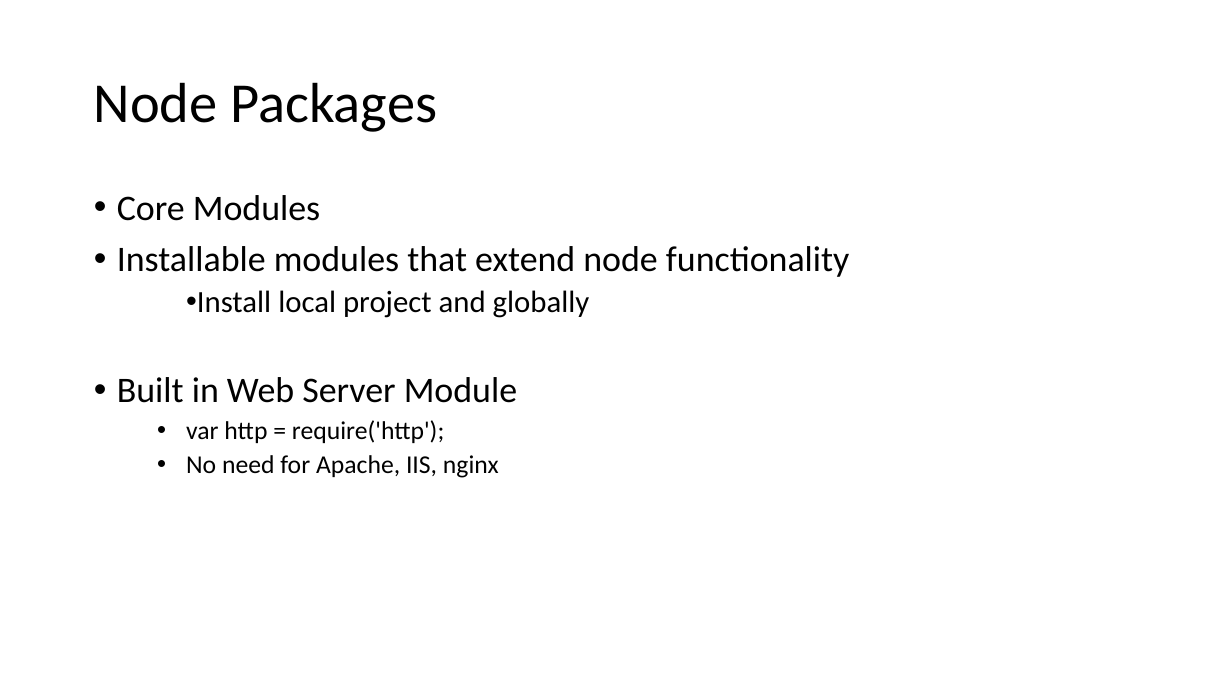
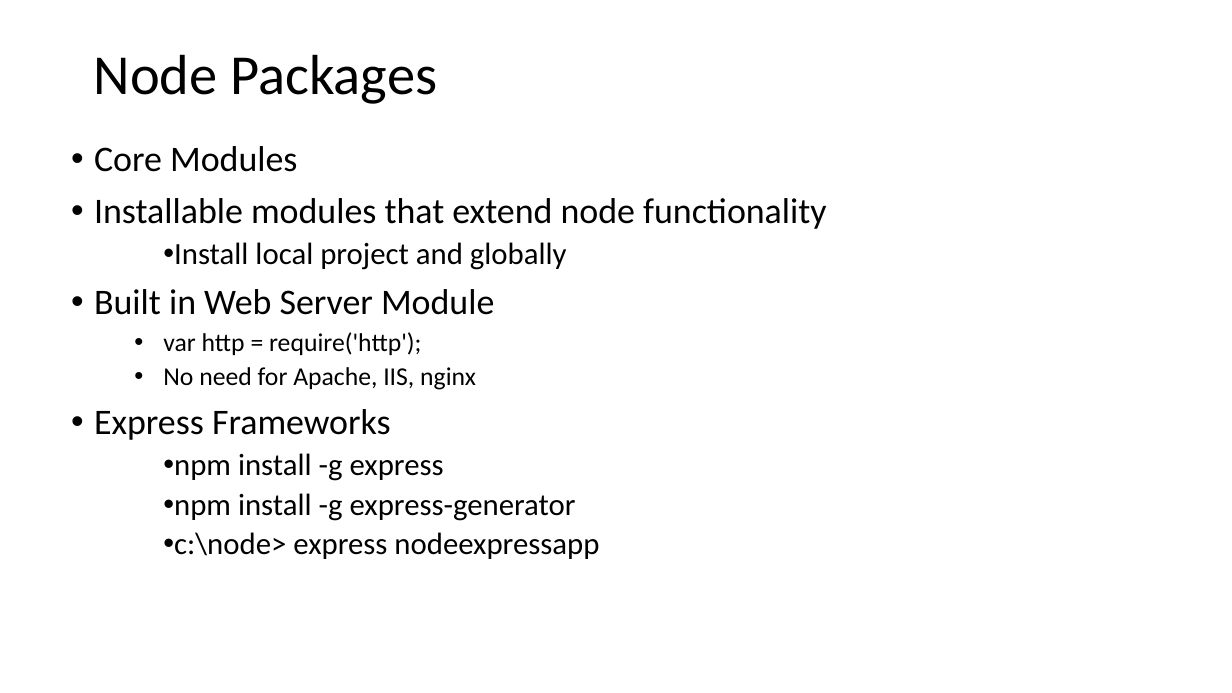
Before and after one commit to VDUNY/2015-02, a slide deck: slide 5 of NodeJSPresentation.ppt. Drawn at 1232x693 pixels with LibreOffice and Linux fonts; fonts in the diff are those of the drawing. Boxes give left, top, right and bottom in pixels: in the first picture for what was removed or moved away, otherwise in the second. Text is boxed around its words. In the diff, an @@ line names an element or a change of style, - is before the commit and + after.

```diff
--- a/NodeJSPresentation.ppt
+++ b/NodeJSPresentation.ppt
@@ title "Node Packages": place and size @@
-title "Node Packages" at (94, 82, 437, 132)
+title "Node Packages" at (94, 54, 437, 104)
@@ text "Core Modules": place and size @@
-text "Core Modules" at (117, 195, 849, 478)
+text "Core Modules" at (94, 146, 826, 559)
@@ text at (94, 409, 599, 559): paragraphs added @@
+• Express Frameworks
+  • npm install -g express
+  • npm install -g express-generator
+  • c:\node> express nodeexpressapp
```
Also in this commit, not shown: 3 other slides changed.
